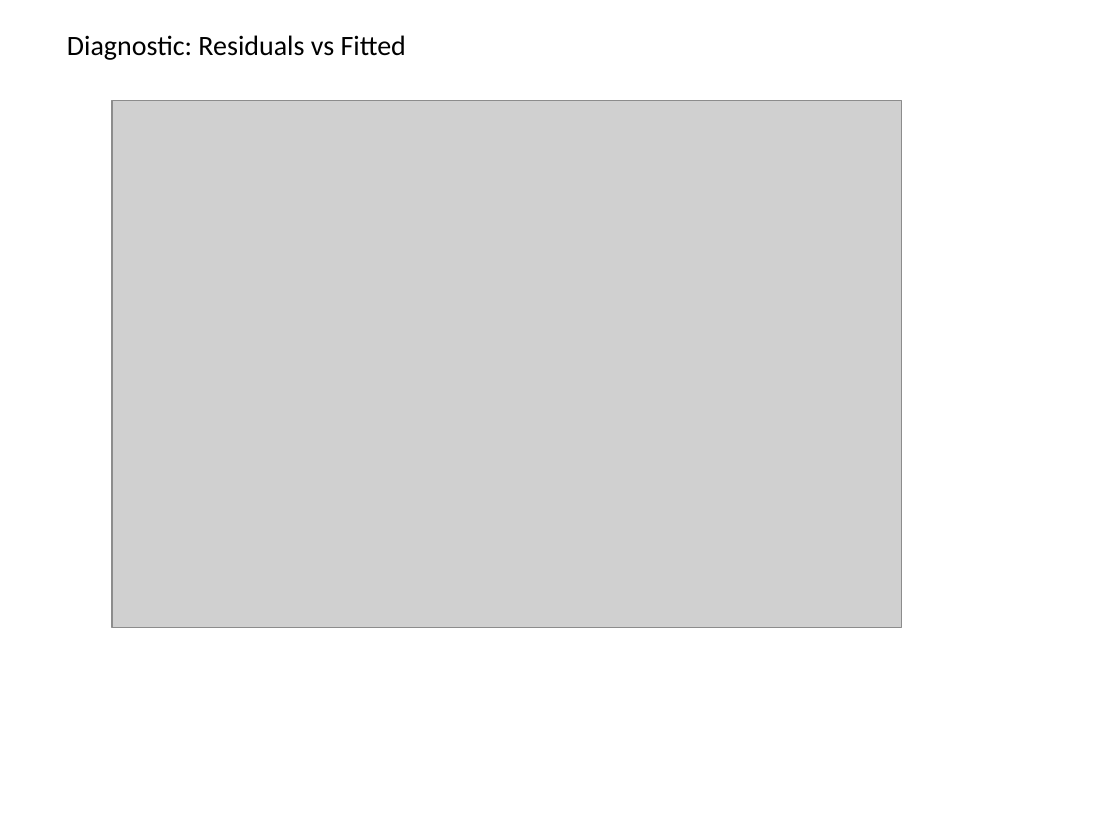
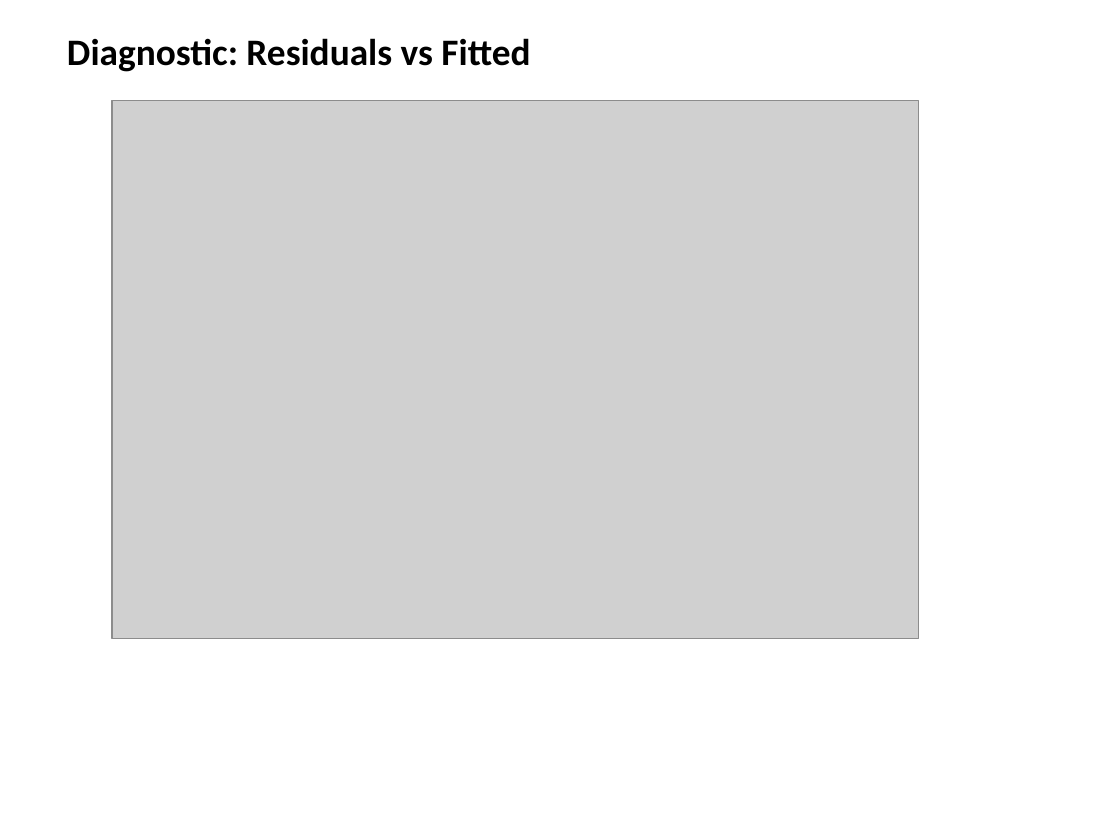
Before and after one commit to paullopes2004/RegressionCourseProject, a slide deck: slide 11 of reports/Regression_Project_Presentation.pptx. Drawn at 1120x840 pixels with LibreOffice and Linux fonts; fonts in the diff are those of the drawing; grey boxes stand for pictures. Boxes give left, top, right and bottom in pixels: in the first picture for what was removed or moved away, otherwise in the second. Text is boxed around its words. In the diff, an @@ line names an element or a change of style, - is before the commit and + after.

```diff
--- a/reports/Regression_Project_Presentation.pptx
+++ b/reports/Regression_Project_Presentation.pptx
@@ text "Diagnostic: Residuals vs Fitted" at (x1=67, y1=38, x2=530, y2=72): size 18 to 24 pt, bold on @@
@@ picture resized from (x1=112, y1=101, x2=902, y2=627) to (x1=112, y1=101, x2=918, y2=638) @@
```
Also in this commit, not shown: 6 other slides changed, 11 slides added, 8 slides removed.
